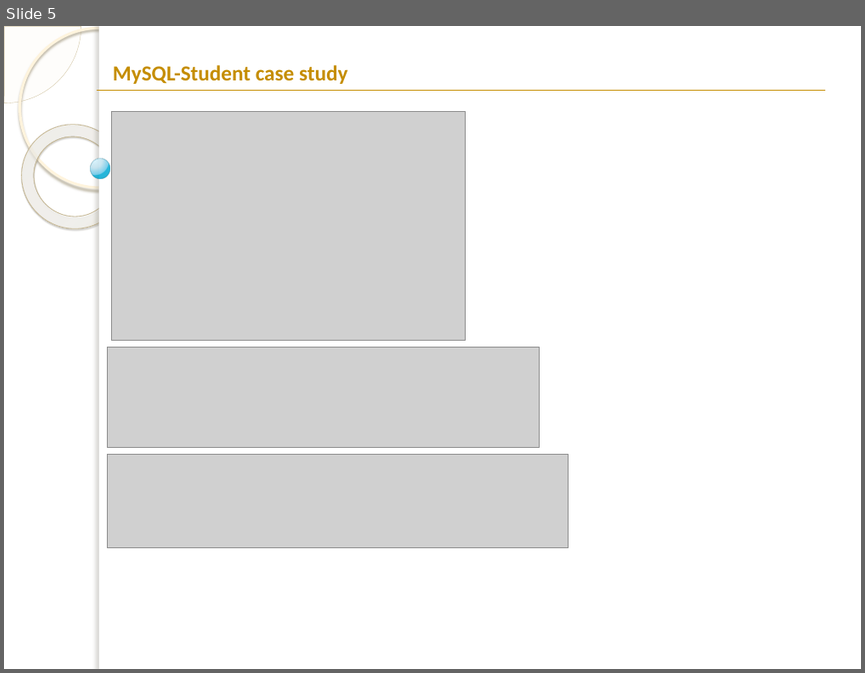
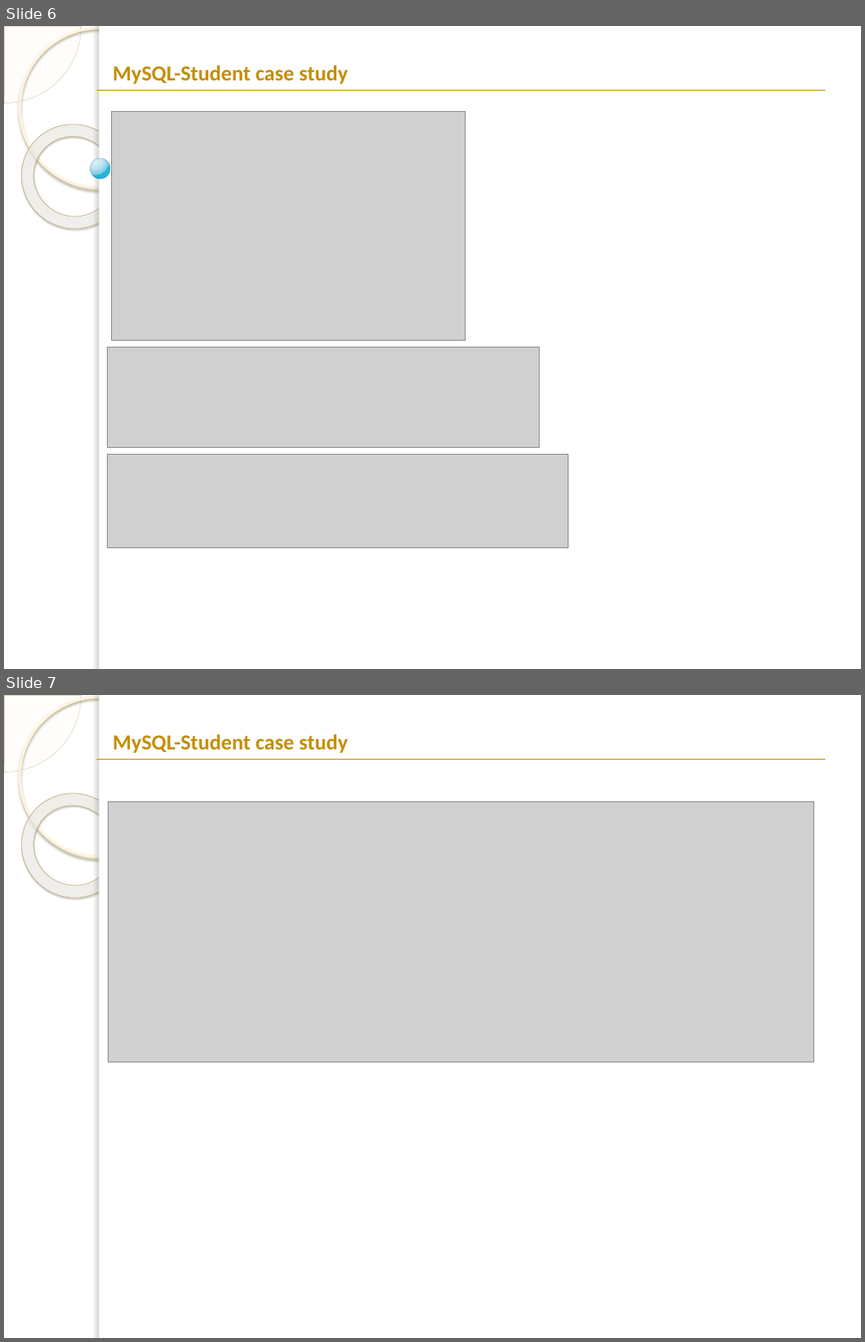
Before and after one commit to mohammadbtc100/courses, a slide deck: Database/DB-lab-2.pptx. Shown one above the other, each under a label of ours: slide 5 before the commit, slides 6 and 7 after it. The pictures are 865x673 and 865x1342 pixels, drawn with LibreOffice and Linux fonts; fonts in the diff are those of the drawing; grey boxes stand for pictures; background and template pictures are left out. Boxes give left, top, right and bottom in pixels: in the first picture for what was removed or moved away, otherwise in the second. Text is boxed around its words. In the diff, an @@ line names an element or a change of style, - is before the commit and + after.

```diff
--- a/Database/DB-lab-2.pptx
+++ b/Database/DB-lab-2.pptx
@@ slide 7 added at <box>4,695,861,1338</box>, background picture (left out); not listed: 5 template elements that a slide beside it also shows @@
@@ text added at <box>113,734,347,753</box>, 18 pt, text #C58D01, bold @@
+MySQL-Student case study
@@ line added from (97, 760) to (825, 760), #C58D01 0.75 pt @@
@@ picture added at <box>108,802,814,1061</box> @@
@@ what was slide 5 is now slide 6 @@
```
Also in this commit, not shown: 4 other slides added, 1 slide removed.
